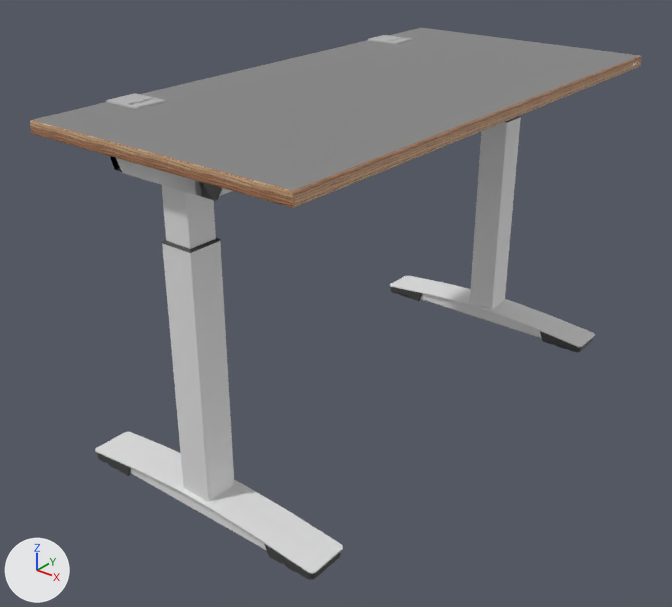
One commit to the FBX model Assets/Meshes/Desks/Deskline_TN0009_FINAL.fbx: the scene before it, then after it.
One viewpoint serves both versions: a 50 mm camera at (0.1558, -0.1913, 0.144) aimed at (0.0123, -0.0119, 0.0328). The axes (+X, +Y, +Z) are drawn at lower left. The lights are the same throughout. Where no turn or scale is listed for an object, it has been applied to the vertices. Vertices at the same position are counted once.

In view in the first picture: 'czarny_plastik_mesh', 'drewno2_mesh', 'drewno_mesh', 'metal_mesh', 'plastik_mesh'.
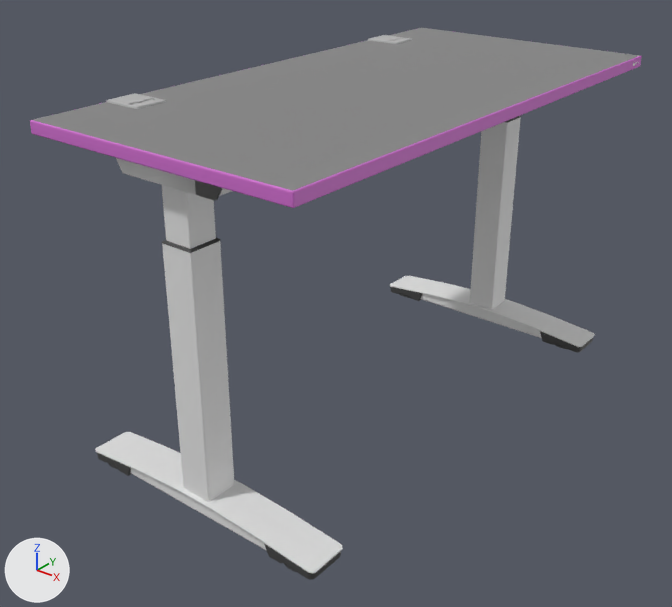
The edits, one by one:
Material 'phong2' (mat_phong2) is new.
Its base color is (0.635, 0.154, 0.625) (pink #d16dcf).
Its roughness is 0.553.
me_mesh_004 is used by ob_drewno2_mesh; location (0.0, 0.0, 0.0).
me_mesh_004 had 880 vertices, 1560 faces and spanned x -0.022..0.055, y -0.077..0.076, z 0.088..0.091.
me_mesh_004 now has 864 vertices, 1528 faces and spans x -0.022..0.055, y -0.077..0.076, z 0.088..0.091.
Part 1, on me_mesh_004:
16 vertices are removed from x -0.022..0.054, y -0.076..0.075, z 0.088..0.091.
174 faces are deleted.
142 new faces join them.
me_mesh_004 part 2: 1389 faces spanning x -0.022..0.055, y -0.077..0.076, z 0.088..0.091 switch from mat_drewno to mat_phong2 (pink #d16dcf).

Location of each change, (x1, y1, x2, y2) in pixels of the pictures (672 x 607 px; the box of a moved part takes in the faces that stretch with it):
part 1 of me_mesh_004, moved or reshaped: (33, 29, 642, 208) in both
part 2 of me_mesh_004, recoloured: (30, 57, 642, 208) in both
